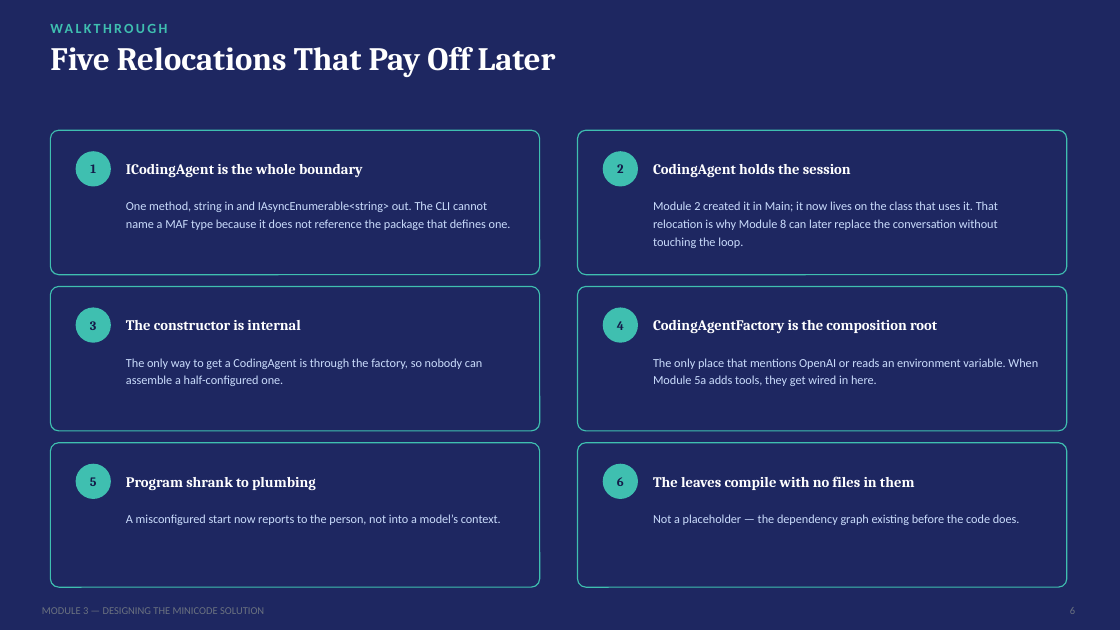
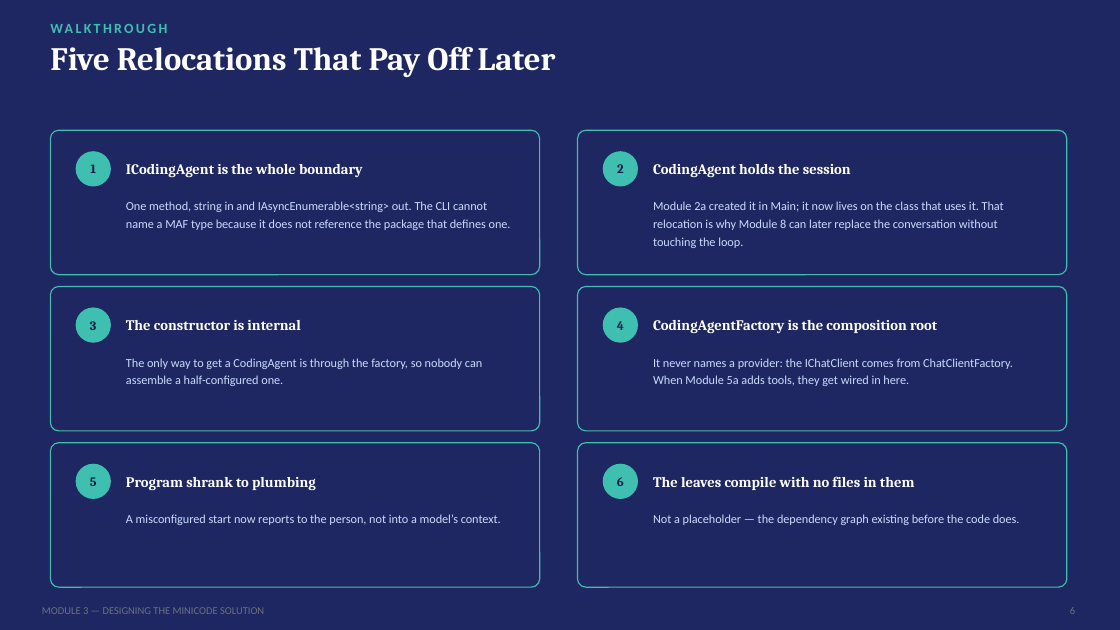
Before and after one commit to SeattleDiver/MAF-MiniCode, a slide deck: slide 6 of Projects/Module03-DesigningTheMiniCodeSolution/Module03 - Designing the MiniCode Solution.pptx. Drawn at 1120x630 pixels with LibreOffice and Linux fonts; fonts in the diff are those of the drawing. Boxes give left, top, right and bottom in pixels: in the first picture for what was removed or moved away, otherwise in the second. Text is boxed around its words. In the diff, an @@ line names an element or a change of style, - is before the commit and + after.

```diff
--- a/Projects/Module03-DesigningTheMiniCodeSolution/Module03 - Designing the MiniCode Solution.pptx
+++ b/Projects/Module03-DesigningTheMiniCodeSolution/Module03 - Designing the MiniCode Solution.pptx
@@ text at [653, 201, 1004, 248]: text changed @@
-Module 2 created it in Main; it now lives on the class that uses it. That relocation is why Module 8 can later replace the conversation without touching the loop.
+Module 2a created it in Main; it now lives on the class that uses it. That relocation is why Module 8 can later replace the conversation without touching the loop.
@@ text at [653, 358, 1013, 386]: text changed @@
-The only place that mentions OpenAI or reads an environment variable. When Module 5a adds tools, they get wired in here.
+It never names a provider: the IChatClient comes from ChatClientFactory. When Module 5a adds tools, they get wired in here.
```
Also in this commit, not shown: 3 other slides changed, 56 other files.
